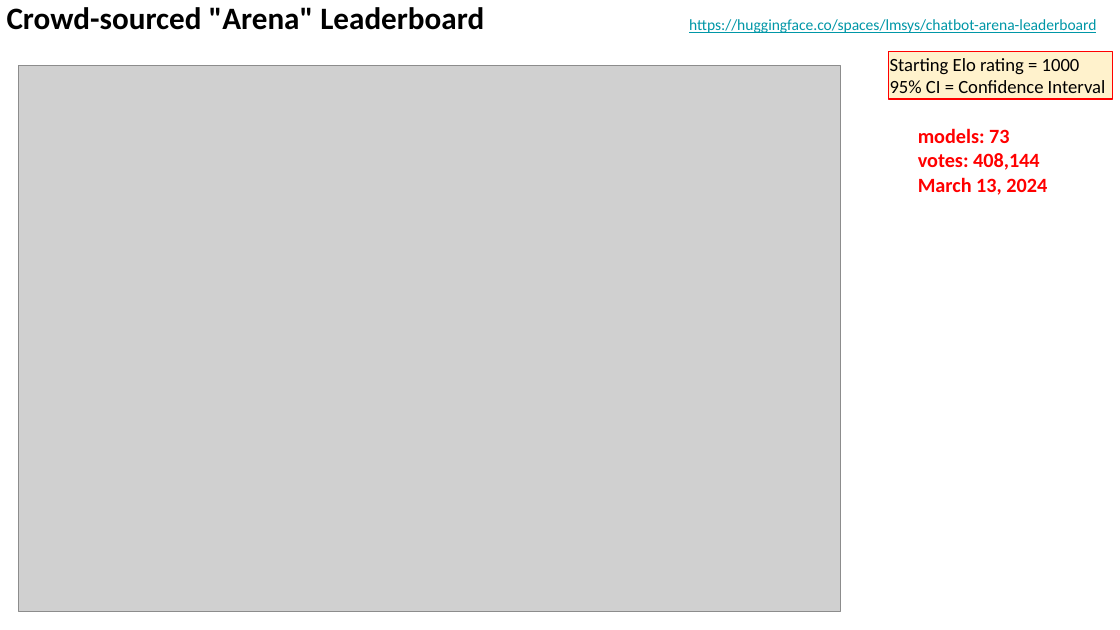
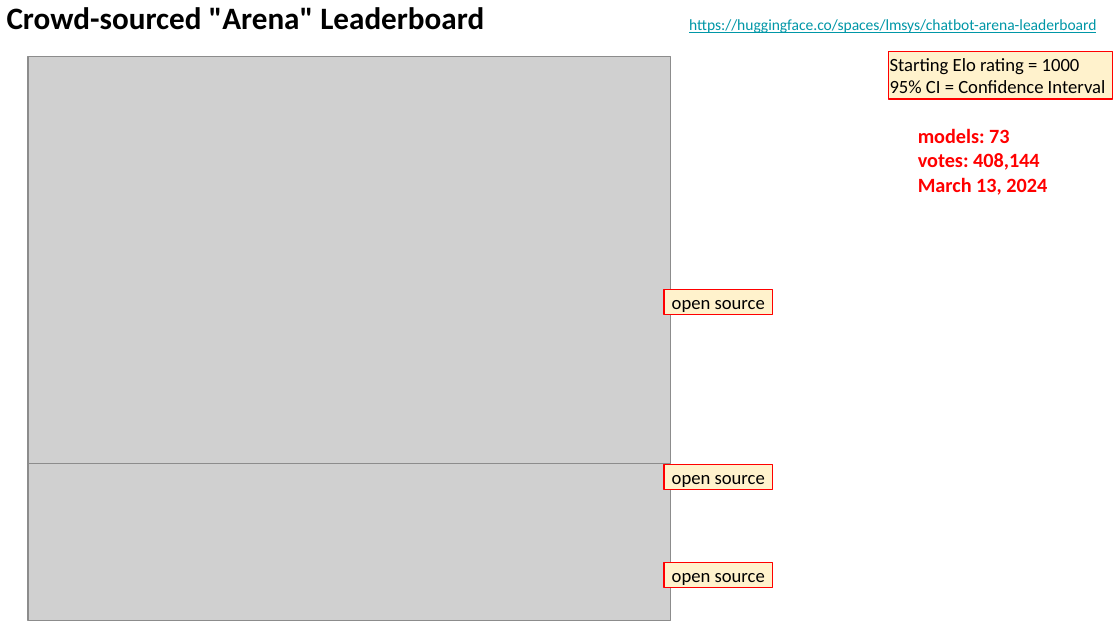
Before and after one commit to lselector/seminar, a slide deck: slide 5 of 2024/2024-03-15-AI-Updates.pptx (slide 21 before the commit). Drawn at 1120x630 pixels with LibreOffice and Linux fonts; fonts in the diff are those of the drawing; grey boxes stand for pictures. Boxes give left, top, right and bottom in pixels: in the first picture for what was removed or moved away, otherwise in the second. Text is boxed around its words. In the diff, an @@ line names an element or a change of style, - is before the commit and + after.

```diff
--- a/2024/2024-03-15-AI-Updates.pptx
+++ b/2024/2024-03-15-AI-Updates.pptx
@@ picture resized from (x1=19, y1=66, x2=841, y2=612) to (x1=28, y1=56, x2=671, y2=467) @@
@@ rectangle added at (x1=664, y1=290, x2=773, y2=315), fill #FFF2CC, outline #FF0000 0.75 pt, 12 pt, text #000000 @@
+open source
@@ picture added at (x1=28, y1=463, x2=671, y2=620) @@
@@ rectangle added at (x1=664, y1=465, x2=773, y2=489), fill #FFF2CC, outline #FF0000 0.75 pt, 12 pt, text #000000 @@
+open source
@@ rectangle added at (x1=664, y1=562, x2=773, y2=587), fill #FFF2CC, outline #FF0000 0.75 pt, 12 pt, text #000000 @@
+open source
```
Also in this commit, not shown: 10 other slides changed, 1 slide added.
